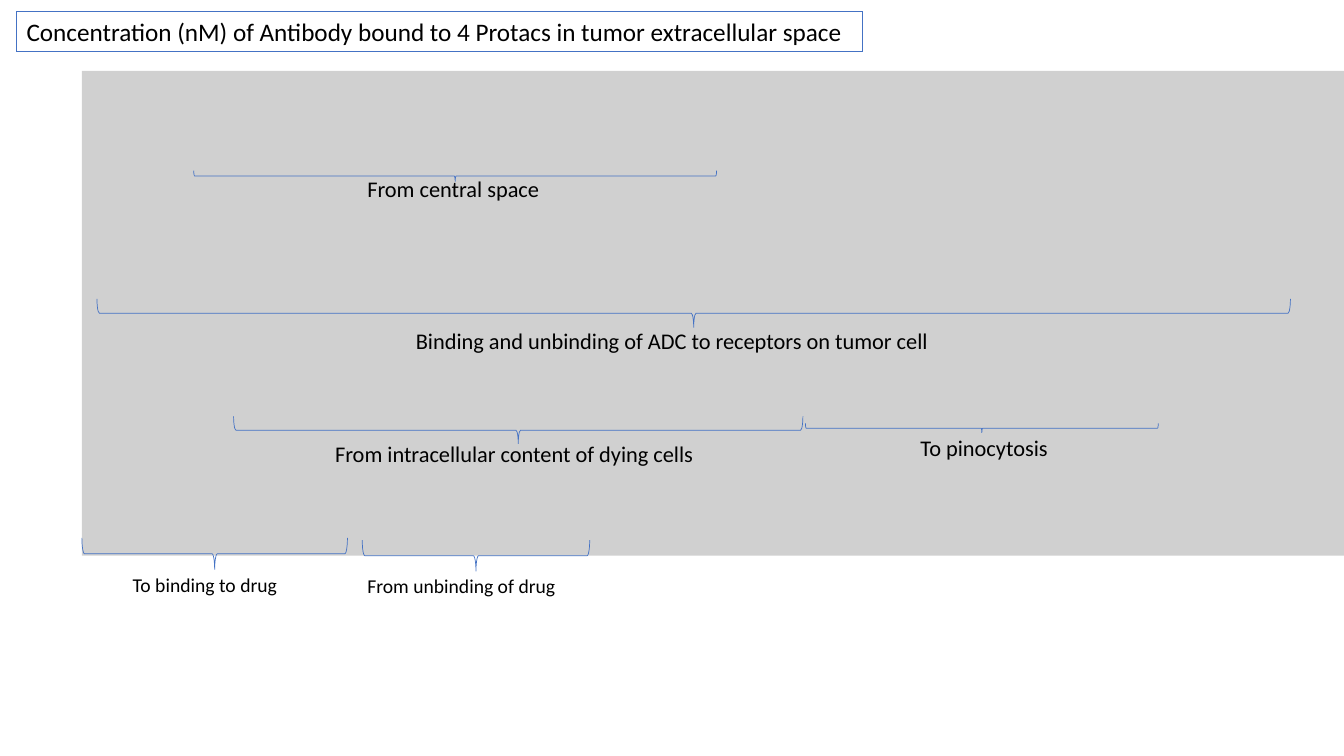
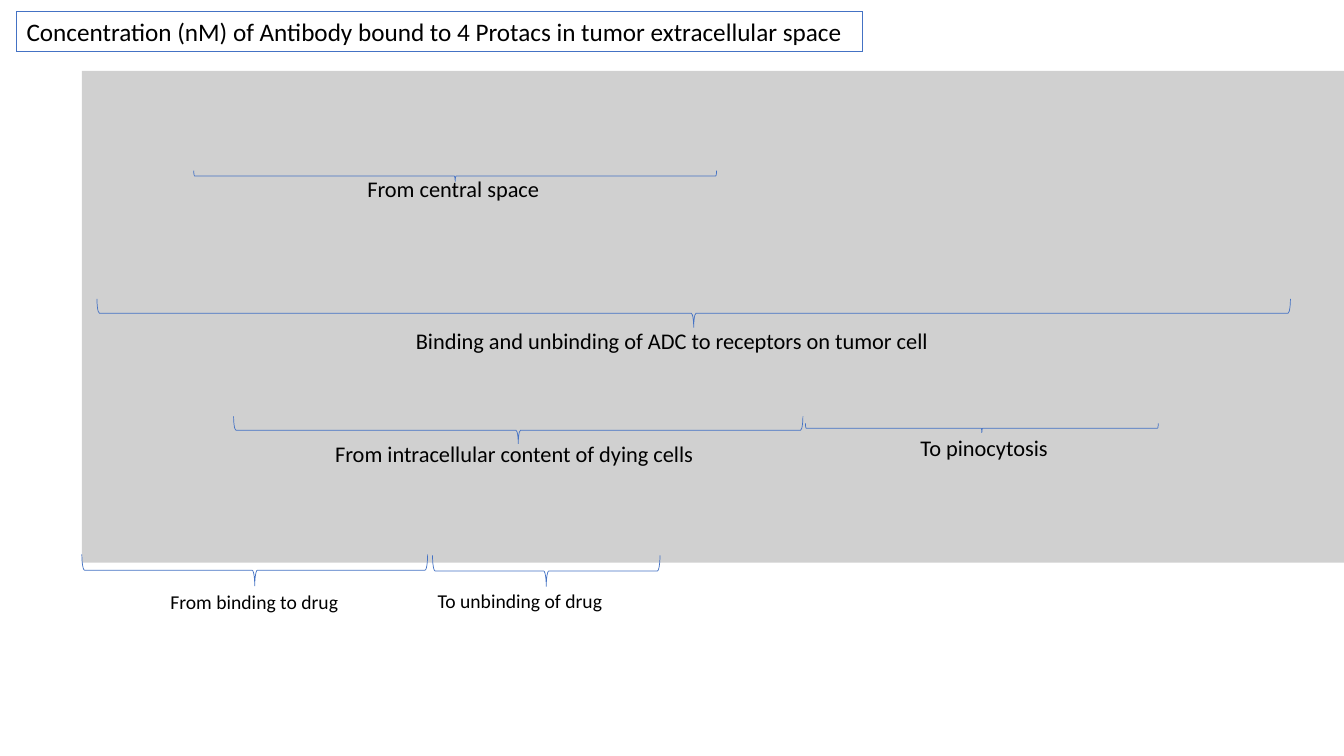
Before and after one commit to judith-stein/hc-protac-shuttle-rshiny-in-vivo, a slide deck: slide 27 of www/logistic_pk_pd_equations_explained.pptx. Drawn at 1344x756 pixels with LibreOffice and Linux fonts; fonts in the diff are those of the drawing; grey boxes stand for pictures. Boxes give left, top, right and bottom in pixels: in the first picture for what was removed or moved away, otherwise in the second. Text is boxed around its words. In the diff, an @@ line names an element or a change of style, - is before the commit and + after.

```diff
--- a/www/logistic_pk_pd_equations_explained.pptx
+++ b/www/logistic_pk_pd_equations_explained.pptx
@@ picture: place and size @@
-picture at [82,71,1344,556]
+picture at [82,71,1344,563]
@@ right brace: place and size @@
-right brace at [82,538,347,570]
+right brace at [82,555,427,586]
@@ right brace: place and size @@
-right brace at [362,540,590,571]
+right brace at [432,556,660,587]
@@ text at [170,595,338,613]: text changed @@
-To binding to drug
+From binding to drug
@@ text at [438,594,602,612]: text changed @@
-From unbinding of drug
+To unbinding of drug
```
Also in this commit, not shown: 15 other slides changed, 4 other files.
